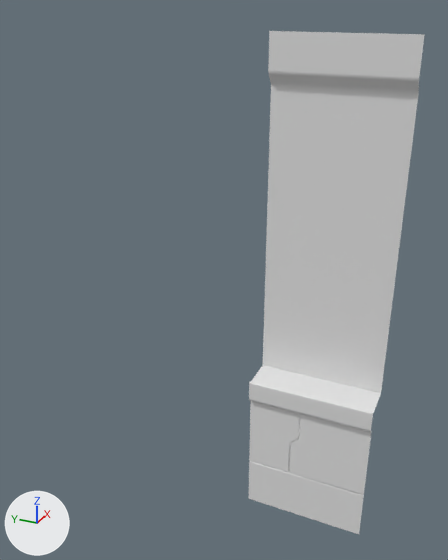
The FBX model Assets/Art/Meshs/1-Enviros/Kit/Arene1_Walls/SM_A1_sa1_wall2.fbx, before and after one commit.
Before and after are seen from a camera (50 mm lens) standing at (-47.3, -43.1, 48.9) and looking at (2.9, -20.6, 23.8). Lighting does not change. The marker at lower left points along +X, +Y and +Z. The first picture is the older version. Materials are left out; every surface is plain grey. Where no turn or scale is listed for an object, it has been applied to the vertices.

Script lines for the objects in view, before the commit:
```python
me_mesh = bpy.data.meshes.new('Mesh')
me_mesh.from_pydata(...)  # 75 vertices, 53 faces; spans x -0.5..3.1, y -11.9..0.0, z 0.0..46.4
# faces by material slot: [42, 11]
me_mesh.materials.append(mat_lambert3)
me_mesh.materials.append(mat_lambert1)
ob_sm_a1_sa1_wall2 = bpy.data.objects.new('SM_A1_sa1_wall2', me_mesh)
ob_sm_a1_sa1_wall2.location = (0.2, -24.63, 0.0)
```
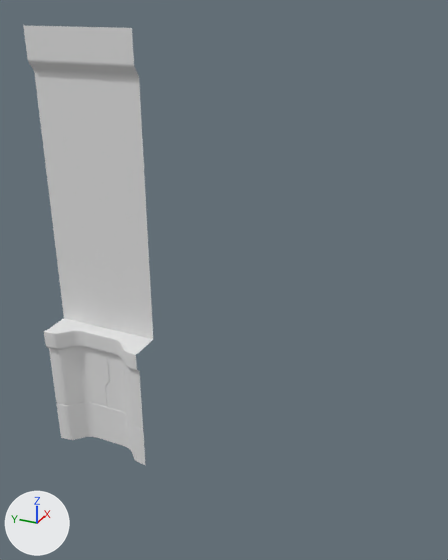
The edits, one by one:
me_mesh is used by ob_sm_a1_sa1_wall2; location (0.2, -24.63, 0.0).
me_mesh had 75 vertices, 53 faces and spanned x -0.5..3.1, y -11.9..0.0, z 0.0..46.4.
me_mesh now has 226 vertices, 207 faces and spans x -0.5..3.1, y -11.9..0.0, z 0.0..46.4.
Part 1, on me_mesh:
13 vertices are removed from x 0.0..0.1, y -9.9..-4.2, z 5.0..12.7.
31 faces are deleted.
4 vertices move from x 0.0, y -9.9..-4.2, z 0.0..5.2 to x 0.0, y -11.5..-0.4, z 0.0..5.2.
63 vertices are added at x -0.2..1.9, y -10.9..-1.0, z 0.0..15.0.
11 new vertices lie (0.0, 0.4, 0.0) away from vertices in x -0.5..0.1, y -11.9, z 5.0..15.0.
11 new vertices lie (0.1, 0.6, 0.0) away from vertices in x -0.5..0.0, y -11.5..-4.4, z 0.0..15.0.
11 new vertices lie (0.0, -0.4, 0.0) away from vertices in x -0.5..0.1, y 0.0, z 5.0..15.0.
11 new vertices lie (0.1, -0.6, 0.0) away from vertices in x -0.5..0.0, y -8.8..-0.4, z 0.0..15.0.
8 new vertices lie (0.1, 0.6, 0.0) away from vertices in x -0.3..0.1, y -10.9, z 0.0..15.0.
8 new vertices lie (0.1, -0.6, 0.0) away from vertices in x -0.3..0.1, y -1.0, z 0.0..15.0.
7 new vertices lie (1.3, -1.3, 0.0) away from vertices in x -0.2..0.2, y -1.6, z 0.0..14.9.
10 new vertices lie (0.2, -0.6, 0.0) away from vertices in x -0.4..1.5, y -2.9..-1.0, z 0.0..15.0.
7 new vertices lie (0.1, -0.7, 0.0) away from vertices in x 1.3..1.7, y -3.5, z 0.0..14.9.
7 new vertices lie (1.3, 1.3, 0.0) away from vertices in x -0.2..0.2, y -10.3, z 0.0..14.9.
10 new vertices lie (0.2, 0.6, 0.0) away from vertices in x -0.4..1.5, y -10.9..-9.0, z 0.0..15.0.
185 new faces join them.
Object 'SM_A1_sa1_wall2' (ob_sm_a1_sa1_wall2) moves from (0.2, -24.63, 0.0) to (0.2, 0.0, 0.0).

Pixel boxes [x1, y1, x2, y2] of what changed, in the pictures (448 x 560 px):
'SM_A1_sa1_wall2', reshaped, moved (26% narrower, 12% shorter)
    before: [248, 31, 425, 534]
    after: [23, 25, 153, 465]
part 1 of me_mesh, reshaped
    before: [248, 365, 374, 534]
    after: [44, 318, 146, 465]
